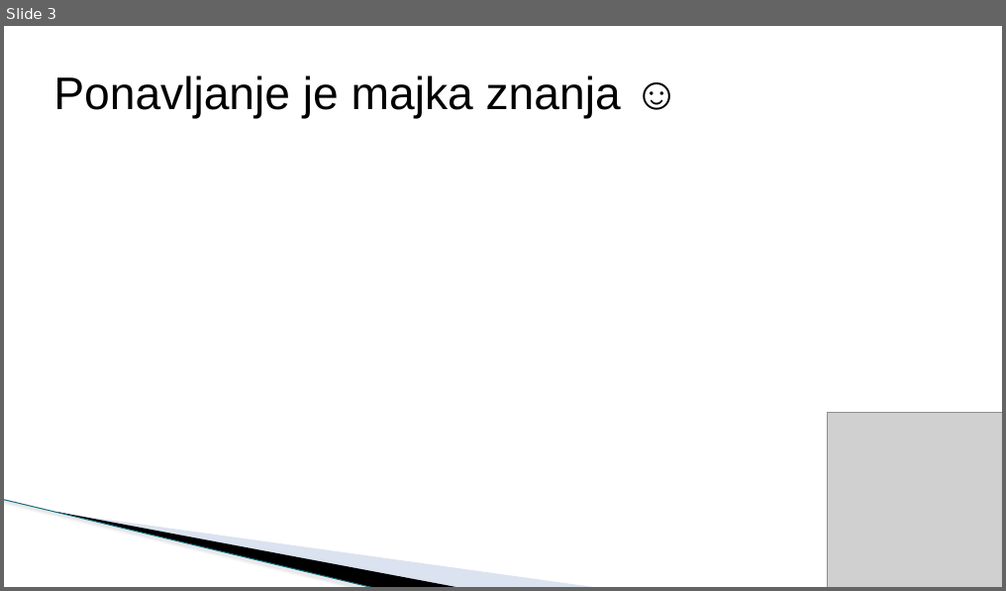
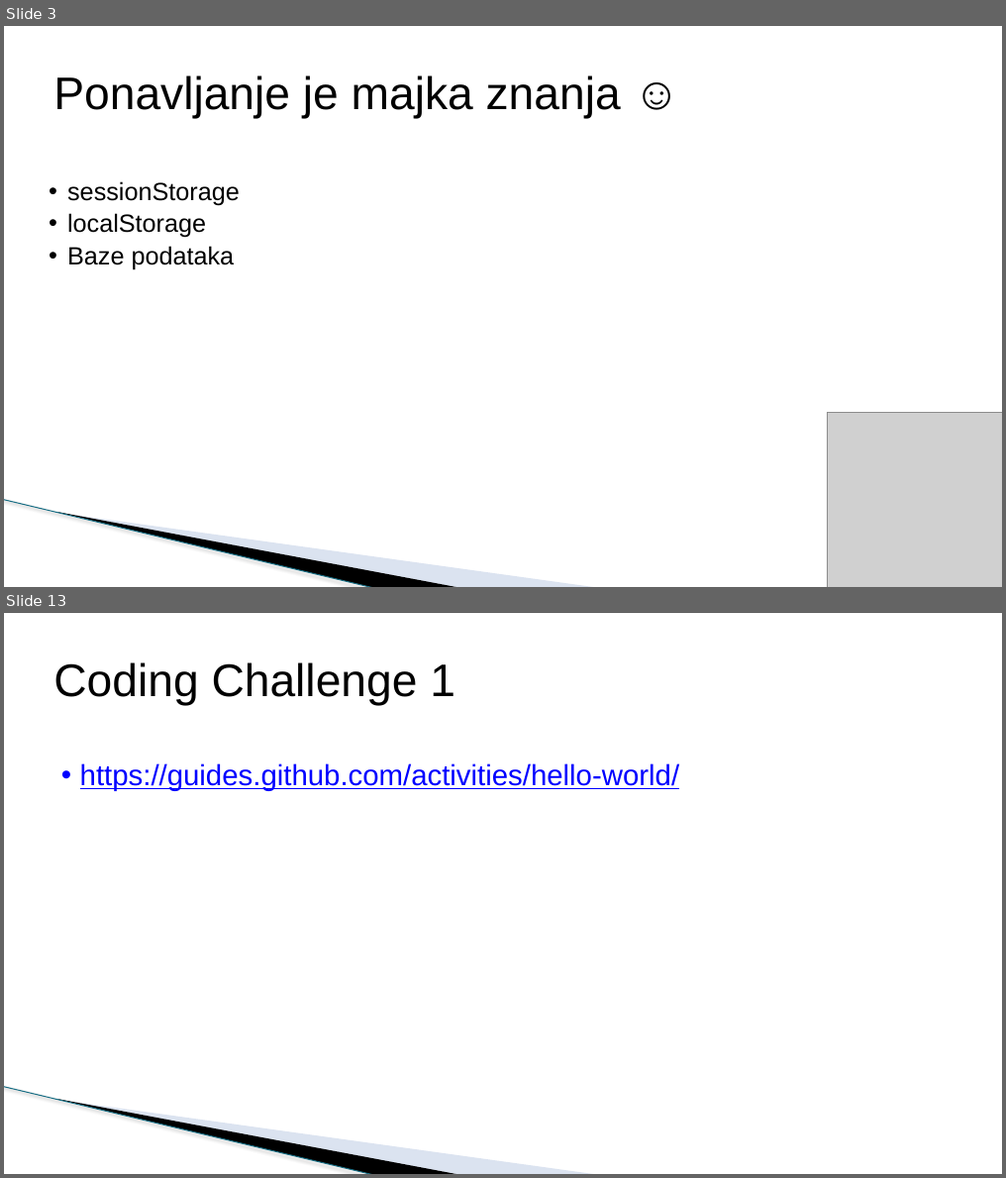
Before and after one commit to todalexcode/kurs-front-end, a slide deck: sesija-36/PPT/Front-End Developer-36.pptx. Shown one above the other, each under a label of ours: slide 3 before the commit, slides 3 and 13 after it; the slides between them are not shown. The pictures are 1006x591 and 1006x1178 pixels, drawn with LibreOffice and Linux fonts; fonts in the diff are those of the drawing; grey boxes stand for pictures; background and template pictures are left out. Boxes give left, top, right and bottom in pixels: in the first picture for what was removed or moved away, otherwise in the second. Text is boxed around its words. In the diff, an @@ line names an element or a change of style, - is before the commit and + after.

```diff
--- a/sesija-36/PPT/Front-End Developer-36.pptx
+++ b/sesija-36/PPT/Front-End Developer-36.pptx
@@ slide 13 added at (4, 613, 1002, 1174), background #FFFFFF; not listed: 3 template elements that a slide beside it also shows @@
@@ title added at (54, 663, 455, 706), 44 pt, text #000000 @@
+Coding Challenge 1
@@ text added at (80, 763, 679, 791), 28 pt, text #0000FF, underline @@
+• https://guides.github.com/activities/hello-world/
@@ slide 3 changed as well @@
@@ text added at (67, 181, 240, 271), 24 pt, text #000000 @@
+  • sessionStorage
+  • localStorage
+  • Baze podataka
```
Also in this commit, not shown: 2 other slides changed, 10 other slides added, 1 slide removed, 1 other file.
